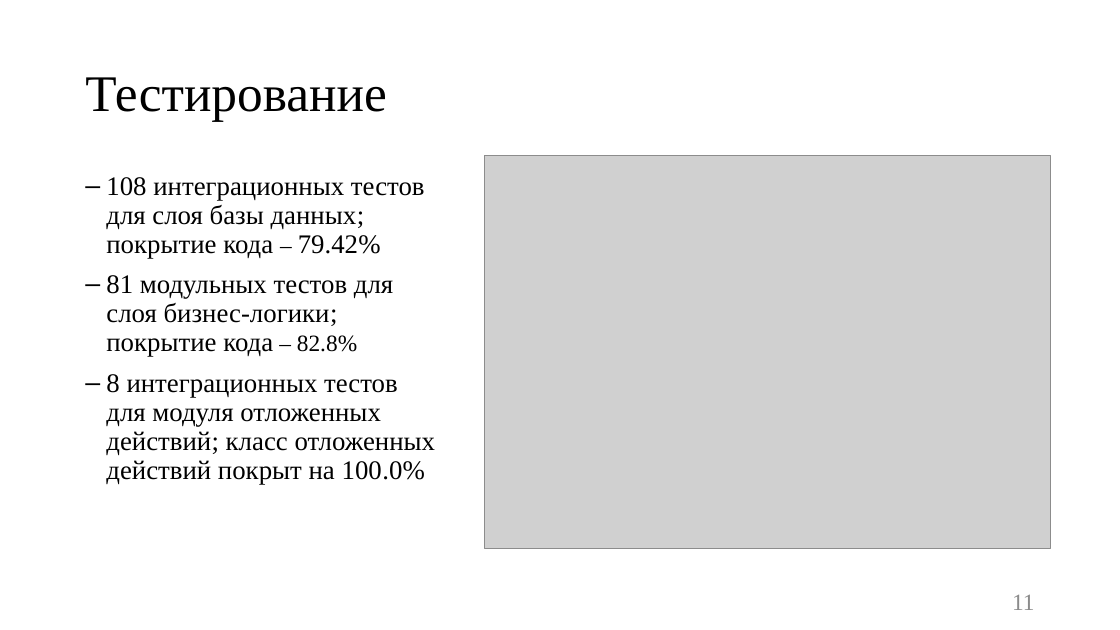
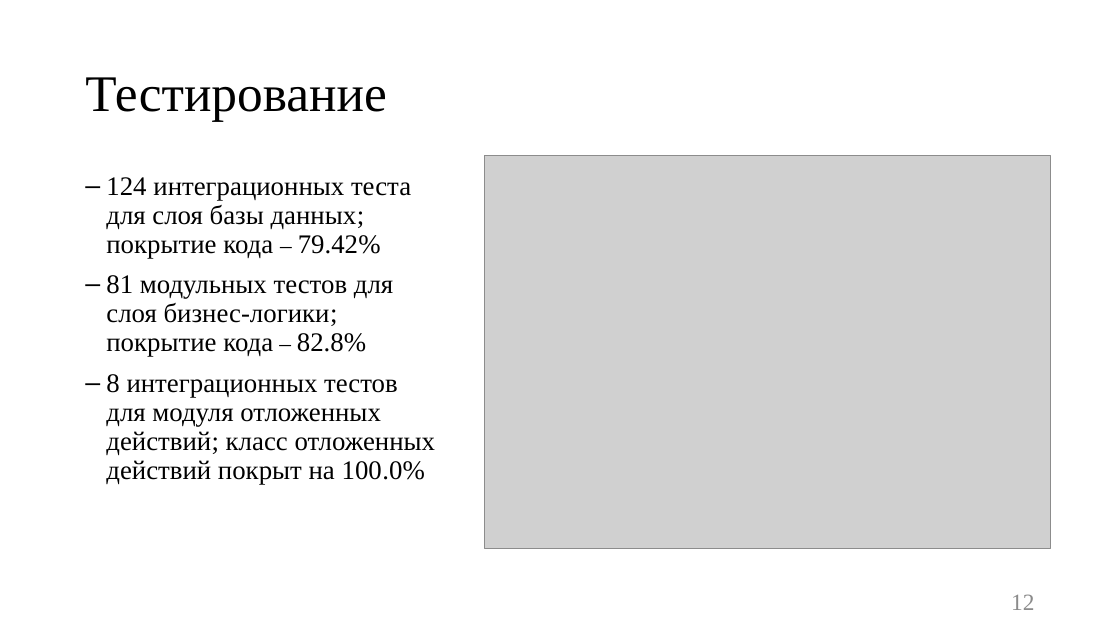
Before and after one commit to Kukushenok/competitive-math-game, a slide deck: slide 12 of docs/presentation.pptx (slide 11 before the commit). Drawn at 1120x630 pixels with LibreOffice and Linux fonts; fonts in the diff are those of the drawing; grey boxes stand for pictures. Boxes give left, top, right and bottom in pixels: in the first picture for what was removed or moved away, otherwise in the second. Text is boxed around its words. In the diff, an @@ line names an element or a change of style, - is before the commit and + after.

```diff
--- a/docs/presentation.pptx
+++ b/docs/presentation.pptx
@@ text at [106,177,411,258]: text changed @@
-– 108 интеграционных тестов для слоя базы данных;
-  покрытие кода ‒ 79.42%
+– 124 интеграционных теста для слоя базы данных;
+  покрытие кода ‒ 79.42%
@@ text at [106,275,393,357]: size 20 to 23 pt in "82.8%" @@
@@ page number at [1011,594,1034,610]: text changed @@
-11
+12
```
Also in this commit, not shown: 6 other slides changed, 2 slides added, 1 slide removed, 16 other files.
